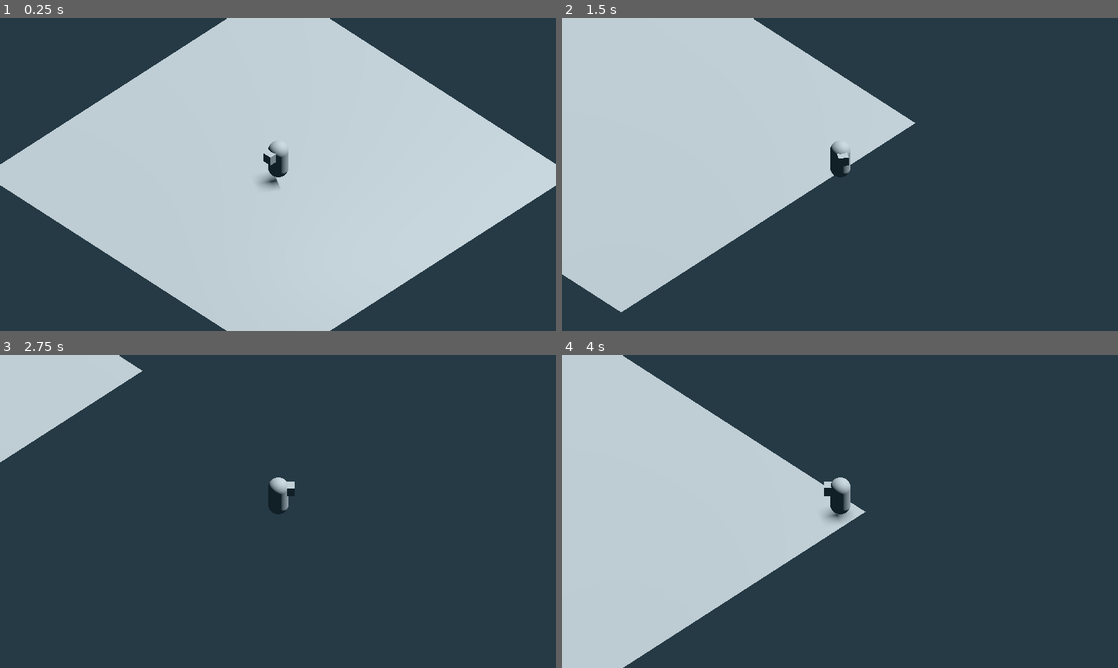
Above: before the commit, frames 1-4 (two rows, left to right).
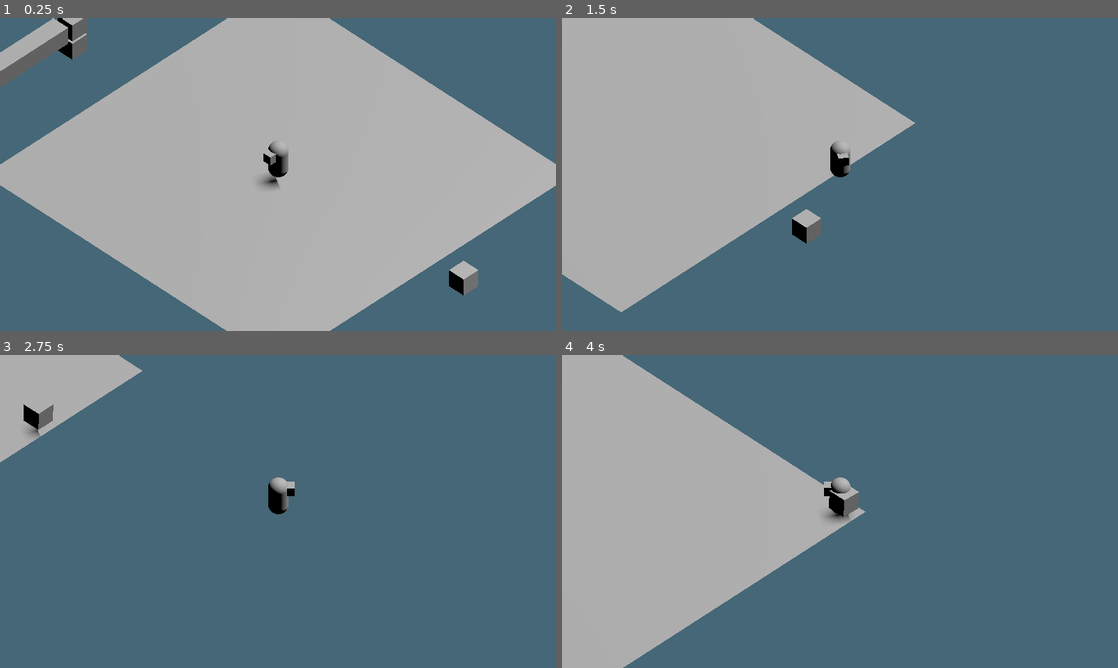
Above: after the commit, the same moments.

Repository: Scrawach/cybertale
Game: Godot game, scene res://root.tscn
Same seed, same stepped clock (60 frames per second), same inputs: the game is played once before the commit and once after it.
Inputs:
- Up to frame 1 (0.25 s): no input
- Up to frame 2 (1.5 s): tap Enter at 0.5 s; hold D (move_right) 0.53-1.28 s; tap Space (dash) at 0.6, 1.35 s; hold S (move_backward) from 1.28 s (still down)
- Up to frame 3 (2.75 s): release S (move_backward) at 2.03 s; hold D (move_right) from 2.03 s (still down); tap Space (dash) at 2.1 s
- Up to frame 4 (4 s): release D (move_right) at 2.78 s; hold W (move_forward) 2.78-3.53 s; tap Space (dash) at 2.85, 3.6 s; hold A (move_left) from 3.53 s (still down)

The runs differ from the first frame. In frame 1, 100% of the frame differs, in the area x 0-100%, y 0-100%; in frame 2, 100%; in frame 3, 100%; in frame 4, 100%.

Commit message:
feature: add simple chasing enemy

Diff:
--- a/src/gameplay/camera/camera_point.tscn
+++ b/src/gameplay/camera/camera_point.tscn
@@ -16,7 +16,7 @@
 script = ExtResource("1_iyhh0")
 
 [node name="Camera Length" type="Node3D" parent="."]
-transform = Transform3D(1, 0, 0, 0, 1, 0, 0, 0, 1, 0, 0, 10)
+transform = Transform3D(1, 0, 0, 0, 1, 0, 0, 0, 1, 0, 0, 20)
 
 [node name="Camera3D" type="Camera3D" parent="Camera Length"]
 projection = 1
--- /dev/null
+++ b/src/gameplay/common/damage.gd
@@ -0,0 +1,5 @@
+class_name Damage
+extends Area3D
+
+@export var value: int
+@export var is_stunned: bool
--- /dev/null
+++ b/src/gameplay/common/health.gd
@@ -0,0 +1,2 @@
+class_name Health
+extends Node
--- /dev/null
+++ b/src/gameplay/enemies/turret/turret.gd
@@ -0,0 +1,48 @@
+class_name Turret
+extends Node3D
+
+@export var angle_speed: float = 1
+@onready var gun: Node3D = $Gun
+@onready var fire_area: Area3D = %"Fire Hurt Box"
+@onready var cooldown_timer: Timer = $"Cooldown Timer"
+
+var target: Node3D
+var desired_angle: float
+var is_firing: bool
+
+func _on_observer_body_entered(body: Node3D) -> void:
+	target = body
+
+func _on_observer_body_exited(body: Node3D) -> void:
+	target = null
+
+
+func _physics_process(delta: float) -> void:
+	if target == null:
+		return
+
+	if is_firing:
+		return
+
+	var direction_to_target = target.global_position - global_position
+	direction_to_target.y = 0
+	direction_to_target = direction_to_target.normalized()
+
+	if not Vector2(direction_to_target.z, direction_to_target.x).is_zero_approx():
+		desired_angle = Vector2(direction_to_target.z, direction_to_target.x).angle()
+
+	var angle_step: float = desired_angle - gun.rotation.y
+	gun.rotation.y += angle_step
+
+	if angle_step < 5 and cooldown_timer.is_stopped():
+		cooldown_timer.start()
+		fire()
+
+func fire() -> void:
+	is_firing = true
+	$"Gun/Fire Point/Fire Hurt Box/CollisionShape3D".disabled = false
+	$"Gun/Fire Point/Fire Hurt Box/MeshInstance3D".visible = true
+	await get_tree().create_timer(0.1).timeout
+	$"Gun/Fire Point/Fire Hurt Box/CollisionShape3D".disabled = true
+	$"Gun/Fire Point/Fire Hurt Box/MeshInstance3D".visible = false
+	is_firing = false
--- /dev/null
+++ b/src/gameplay/enemies/turret/turret.tscn
@@ -0,0 +1,82 @@
+[gd_scene load_steps=9 format=3 uid="uid://cgvvgdk5wett8"]
+
+[ext_resource type="Script" uid="uid://c6tu0t66dklqx" path="res://gameplay/enemies/turret/turret.gd" id="1_5sm3u"]
+[ext_resource type="Script" uid="uid://d35kd0bck3s7d" path="res://gameplay/common/damage.gd" id="2_4qn16"]
+
+[sub_resource type="BoxShape3D" id="BoxShape3D_5sm3u"]
+size = Vector3(1.27789, 2.26379, 1.22473)
+
+[sub_resource type="BoxMesh" id="BoxMesh_pyidc"]
+
+[sub_resource type="SphereShape3D" id="SphereShape3D_vvh5c"]
+radius = 10.0
+
+[sub_resource type="BoxMesh" id="BoxMesh_vvh5c"]
+size = Vector3(0.4, 0.4, 2)
+
+[sub_resource type="BoxShape3D" id="BoxShape3D_4qn16"]
+size = Vector3(1, 1, 23.9816)
+
+[sub_resource type="BoxMesh" id="BoxMesh_5sm3u"]
+size = Vector3(1, 1, 25)
+
+[node name="Turret" type="Node3D"]
+script = ExtResource("1_5sm3u")
+
+[node name="StaticBody3D" type="StaticBody3D" parent="."]
+
+[node name="CollisionShape3D" type="CollisionShape3D" parent="StaticBody3D"]
+transform = Transform3D(1, 0, 0, 0, 1, 0, 0, 0, 1, 0.00375366, 0.631897, 0.0088501)
+shape = SubResource("BoxShape3D_5sm3u")
+
+[node name="MeshInstance3D" type="MeshInstance3D" parent="."]
+mesh = SubResource("BoxMesh_pyidc")
+
+[node name="Observer" type="Area3D" parent="."]
+collision_layer = 16
+collision_mask = 2
+
+[node name="CollisionShape3D" type="CollisionShape3D" parent="Observer"]
+shape = SubResource("SphereShape3D_vvh5c")
+debug_color = Color(0.952941, 0, 0, 0.996078)
+
+[node name="Gun" type="Node3D" parent="."]
+
+[node name="MeshInstance3D2" type="MeshInstance3D" parent="Gun"]
+transform = Transform3D(1, 0, 0, 0, 1, 0, 0, 0, 1, 0, 1.14567, 0)
+mesh = SubResource("BoxMesh_pyidc")
+skeleton = NodePath("../..")
+
+[node name="MeshInstance3D3" type="MeshInstance3D" parent="Gun"]
+transform = Transform3D(1, 0, 0, 0, 1, 0, 0, 0, 1, 0, 1.14567, 0.525781)
+mesh = SubResource("BoxMesh_vvh5c")
+skeleton = NodePath("../..")
+
+[node name="Fire Point" type="Marker3D" parent="Gun"]
+transform = Transform3D(1, 0, 0, 0, 1, 0, 0, 0, 1, 0, 1.18073, 1.74527)
+gizmo_extents = 0.58
+
+[node name="Fire Hurt Box" type="Area3D" parent="Gun/Fire Point"]
+unique_name_in_owner = true
+transform = Transform3D(1, 0, 0, 0, 1, 0, 0, 0, 1, 0, 0, -0.614238)
+collision_layer = 8
+collision_mask = 4
+input_ray_pickable = false
+script = ExtResource("2_4qn16")
+value = 5
+
+[node name="CollisionShape3D" type="CollisionShape3D" parent="Gun/Fire Point/Fire Hurt Box"]
+transform = Transform3D(1, 0, 0, 0, 1, 0, 0, 0, 1, 0, 0, 11.4908)
+shape = SubResource("BoxShape3D_4qn16")
+disabled = true
+
+[node name="MeshInstance3D" type="MeshInstance3D" parent="Gun/Fire Point/Fire Hurt Box"]
+transform = Transform3D(1, 0, 0, 0, 1, 0, 0, 0, 1, 0, 0, 12.1598)
+mesh = SubResource("BoxMesh_5sm3u")
+
+[node name="Cooldown Timer" type="Timer" parent="."]
+wait_time = 2.0
+one_shot = true
+
+[connection signal="body_entered" from="Observer" to="." method="_on_observer_body_entered"]
+[connection signal="body_exited" from="Observer" to="." method="_on_observer_body_exited"]
--- /dev/null
+++ b/src/gameplay/enemies/virus/chasing_virus.tscn
@@ -0,0 +1,48 @@
+[gd_scene load_steps=6 format=3 uid="uid://bkfe7or2qr1ti"]
+
+[ext_resource type="Script" uid="uid://b47jb5u0e2f1m" path="res://gameplay/enemies/virus/virus.gd" id="1_s1dqi"]
+[ext_resource type="Script" uid="uid://d35kd0bck3s7d" path="res://gameplay/common/damage.gd" id="2_0etyu"]
+
+[sub_resource type="BoxMesh" id="BoxMesh_vvh5c"]
+
+[sub_resource type="SphereShape3D" id="SphereShape3D_28aoi"]
+radius = 2.0
+
+[sub_resource type="SphereShape3D" id="SphereShape3D_jnlp7"]
+radius = 5.0
+
+[node name="Chasing Virus" type="Node3D"]
+script = ExtResource("1_s1dqi")
+
+[node name="MeshInstance3D" type="MeshInstance3D" parent="."]
+transform = Transform3D(1, 0, 0, 0, 1, 0, 0, 0, 1, 0, 1, 0)
+mesh = SubResource("BoxMesh_vvh5c")
+
+[node name="NavigationAgent3D" type="NavigationAgent3D" parent="."]
+
+[node name="Attack Hurt Box" type="Area3D" parent="."]
+transform = Transform3D(1, 0, 0, 0, 1, 0, 0, 0, 1, 0, 1, 1)
+disable_mode = 2
+collision_layer = 8
+collision_mask = 4
+script = ExtResource("2_0etyu")
+value = 3
+
+[node name="CollisionShape3D" type="CollisionShape3D" parent="Attack Hurt Box"]
+transform = Transform3D(1, 0, 0, 0, 1, 0, 0, 0, 1, 0, 0, -1)
+shape = SubResource("SphereShape3D_28aoi")
+disabled = true
+
+[node name="Observer" type="Area3D" parent="."]
+collision_layer = 16
+collision_mask = 2
+
+[node name="CollisionShape3D" type="CollisionShape3D" parent="Observer"]
+shape = SubResource("SphereShape3D_jnlp7")
+debug_color = Color(0.964706, 0, 0, 1)
+
+[node name="Cooldown Timer" type="Timer" parent="."]
+one_shot = true
+
+[connection signal="body_entered" from="Observer" to="." method="_on_observer_body_entered"]
+[connection signal="body_exited" from="Observer" to="." method="_on_observer_body_exited"]
--- /dev/null
+++ b/src/gameplay/enemies/virus/virus.gd
@@ -0,0 +1,85 @@
+class_name Virus
+extends Node3D
+
+@export var movement_speed: float = 5.0
+@export var attack_range: float = 1.25
+@export var is_endless_chasing: bool = false
+
+@onready var nav_agent: NavigationAgent3D = $NavigationAgent3D
+@onready var cooldown_timer: Timer = $"Cooldown Timer"
+
+var target: Node3D
+
+enum State {
+	Idle,
+	Walking,
+	Chasing,
+	Attack
+}
+
+var current_state: State
+
+func _physics_process(delta: float) -> void:
+	process_state(current_state, delta)
+
+func process_state(state: State, delta: float) -> void:
+	match current_state:
+		State.Idle:
+			pass
+		State.Walking:
+			pass
+		State.Chasing:
+			_process_chase(delta)
+			pass
+		State.Attack:
+			pass
+
+func switch_to(state: State) -> void:
+	current_state = state
+	match current_state:
+		State.Idle:
+			pass
+		State.Walking:
+			pass
+		State.Chasing:
+			pass
+		State.Attack:
+			$"Attack Hurt Box/CollisionShape3D".disabled = false
+			await get_tree().create_timer(0.1).timeout
+			$"Attack Hurt Box/CollisionShape3D".disabled = true
+
+			cooldown_timer.start()
+
+
+			if target != null:
+				switch_to(State.Chasing)
+			else:
+				switch_to(State.Idle)
+
+func _process_chase(delta: float) -> void:
+	set_target_position(target.global_position)
+	var target_is_nearest: bool = global_position.distance_to(target.global_position) < attack_range
+
+	if target_is_nearest and cooldown_timer.is_stopped():
+		switch_to(State.Attack)
+	elif not target_is_nearest:
+		_process_movement(delta)
+
+func set_target_position(target_position: Vector3) -> void:
+	nav_agent.set_target_position(target_position)
+
+func _process_movement(delta: float) -> void:
+	var next_position := nav_agent.get_next_path_position()
+	global_position = global_position.move_toward(next_position, delta * movement_speed)
+	next_position.y = 0
+	look_at(next_position)
+
+
+func _on_observer_body_entered(body: Node3D) -> void:
+	target = body
+	switch_to(State.Chasing)
+
+func _on_observer_body_exited(body: Node3D) -> void:
+	if not is_endless_chasing:
+		target = null
+		switch_to(State.Idle)
--- a/src/gameplay/hero/hero.gd
+++ b/src/gameplay/hero/hero.gd
@@ -61,3 +61,10 @@
 	input.z = Input.get_axis("move_forward", "move_backward")
 	input = input.rotated(Vector3.UP, relative.global_rotation.y )
 	return input.normalized()
+
+func _on_hitbox_area_entered(area: Area3D) -> void:
+	print(area)
+	var damage: Damage = area as Damage
+
+	if damage:
+		print("Hero take %s damage" % damage.value)
--- a/src/gameplay/hero/hero.tscn
+++ b/src/gameplay/hero/hero.tscn
@@ -13,6 +13,7 @@
 radius = 0.4
 
 [node name="Hero" type="CharacterBody3D"]
+collision_layer = 2
 script = ExtResource("1_x1143")
 
 [node name="CollisionShape3D" type="CollisionShape3D" parent="."]
@@ -29,8 +30,8 @@
 mesh = SubResource("BoxMesh_x1143")
 
 [node name="Hitbox" type="Area3D" parent="."]
-collision_layer = 2
-collision_mask = 4
+collision_layer = 4
+collision_mask = 8
 
 [node name="CollisionShape3D" type="CollisionShape3D" parent="Hitbox"]
 transform = Transform3D(1, 0, 0, 0, 1, 0, 0, 0, 1, 0, 1, 0)
@@ -40,3 +41,5 @@
 [node name="Dash Timer" type="Timer" parent="."]
 wait_time = 0.25
 one_shot = true
+
+[connection signal="area_entered" from="Hitbox" to="." method="_on_hitbox_area_entered"]
--- a/src/project.godot
+++ b/src/project.godot
@@ -26,7 +26,8 @@
 
 window/size/viewport_width=1920
 window/size/viewport_height=1080
-window/size/mode=3
+window/size/window_width_override=1152
+window/size/window_height_override=600
 window/stretch/mode="viewport"
 
 [editor_plugins]
@@ -80,7 +81,9 @@
 
 3d_physics/layer_1="default"
 3d_physics/layer_2="hero"
-3d_physics/layer_3="enemy_attack"
+3d_physics/layer_3="hero_hitbox"
+3d_physics/layer_4="enemy_attack"
+3d_physics/layer_5="enemy_observer"
 
 [rendering]
 
--- a/src/root.tscn
+++ b/src/root.tscn
@@ -1,7 +1,9 @@
-[gd_scene load_steps=7 format=3 uid="uid://c2g8sgf4l5mlb"]
+[gd_scene load_steps=10 format=3 uid="uid://c2g8sgf4l5mlb"]
 
 [ext_resource type="PackedScene" uid="uid://btn6jwawira3l" path="res://gameplay/camera/camera_point.tscn" id="1_pq8q7"]
 [ext_resource type="PackedScene" uid="uid://crlg8ydib8anl" path="res://gameplay/hero/hero.tscn" id="2_pyidc"]
+[ext_resource type="PackedScene" uid="uid://cgvvgdk5wett8" path="res://gameplay/enemies/turret/turret.tscn" id="3_vvh5c"]
+[ext_resource type="PackedScene" uid="uid://bkfe7or2qr1ti" path="res://gameplay/enemies/virus/chasing_virus.tscn" id="4_28aoi"]
 
 [sub_resource type="ProceduralSkyMaterial" id="ProceduralSkyMaterial_vho56"]
 sky_horizon_color = Color(0.662243, 0.671743, 0.686743, 1)
@@ -12,9 +14,15 @@
 
 [sub_resource type="Environment" id="Environment_pyidc"]
 background_mode = 1
-background_color = Color(0.146172, 0.229098, 0.27099, 1)
+background_color = Color(0.274093, 0.40233, 0.46737, 1)
 sky = SubResource("Sky_pq8q7")
+ambient_light_source = 2
 tonemap_mode = 2
+
+[sub_resource type="NavigationMesh" id="NavigationMesh_vvh5c"]
+vertices = PackedVector3Array(-9.5, 0.04, -9.5, -9.5, 0.04, 9.5, 9.5, 0.04, 9.5, 9.5, 0.04, -9.5)
+polygons = [PackedInt32Array(3, 2, 0), PackedInt32Array(0, 2, 1)]
+cell_height = 0.02
 
 [sub_resource type="PlaneMesh" id="PlaneMesh_pq8q7"]
 size = Vector2(20, 20)
@@ -41,7 +49,18 @@
 
 [node name="Room" type="Node3D" parent="World3D"]
 
-[node name="MeshInstance3D" type="MeshInstance3D" parent="World3D/Room"]
+[node name="NavigationRegion3D" type="NavigationRegion3D" parent="World3D/Room"]
+navigation_mesh = SubResource("NavigationMesh_vvh5c")
+
+[node name="MeshInstance3D" type="MeshInstance3D" parent="World3D/Room/NavigationRegion3D"]
 mesh = SubResource("PlaneMesh_pq8q7")
+skeleton = NodePath("../..")
+
+[node name="Turret" parent="World3D/Room" instance=ExtResource("3_vvh5c")]
+transform = Transform3D(1, 0, 0, 0, 1, 0, 0, 0, 1, -14, 0, 0)
+
+[node name="Chasing Virus" parent="World3D/Room" instance=ExtResource("4_28aoi")]
+transform = Transform3D(1, 0, 0, 0, 1, 0, 0, 0, 1, 12.598, 0, 0)
+is_endless_chasing = true
 
 [node name="CanvasLayer" type="CanvasLayer" parent="."]
Not shown, added: src/gameplay/common/damage.gd.uid
Not shown, added: src/gameplay/common/health.gd.uid
Not shown, added: src/gameplay/enemies/turret/turret.gd.uid
Not shown, added: src/gameplay/enemies/virus/virus.gd.uid
